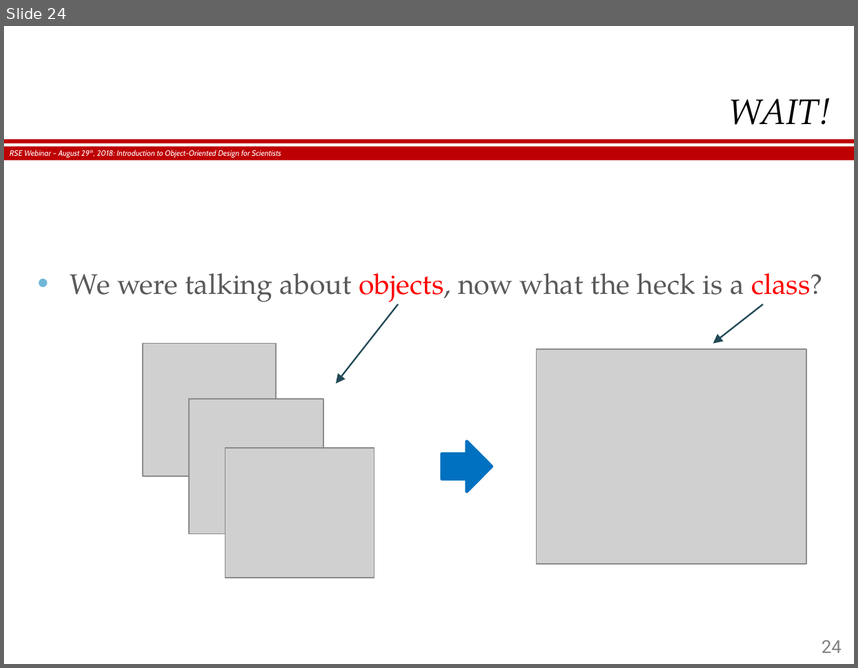
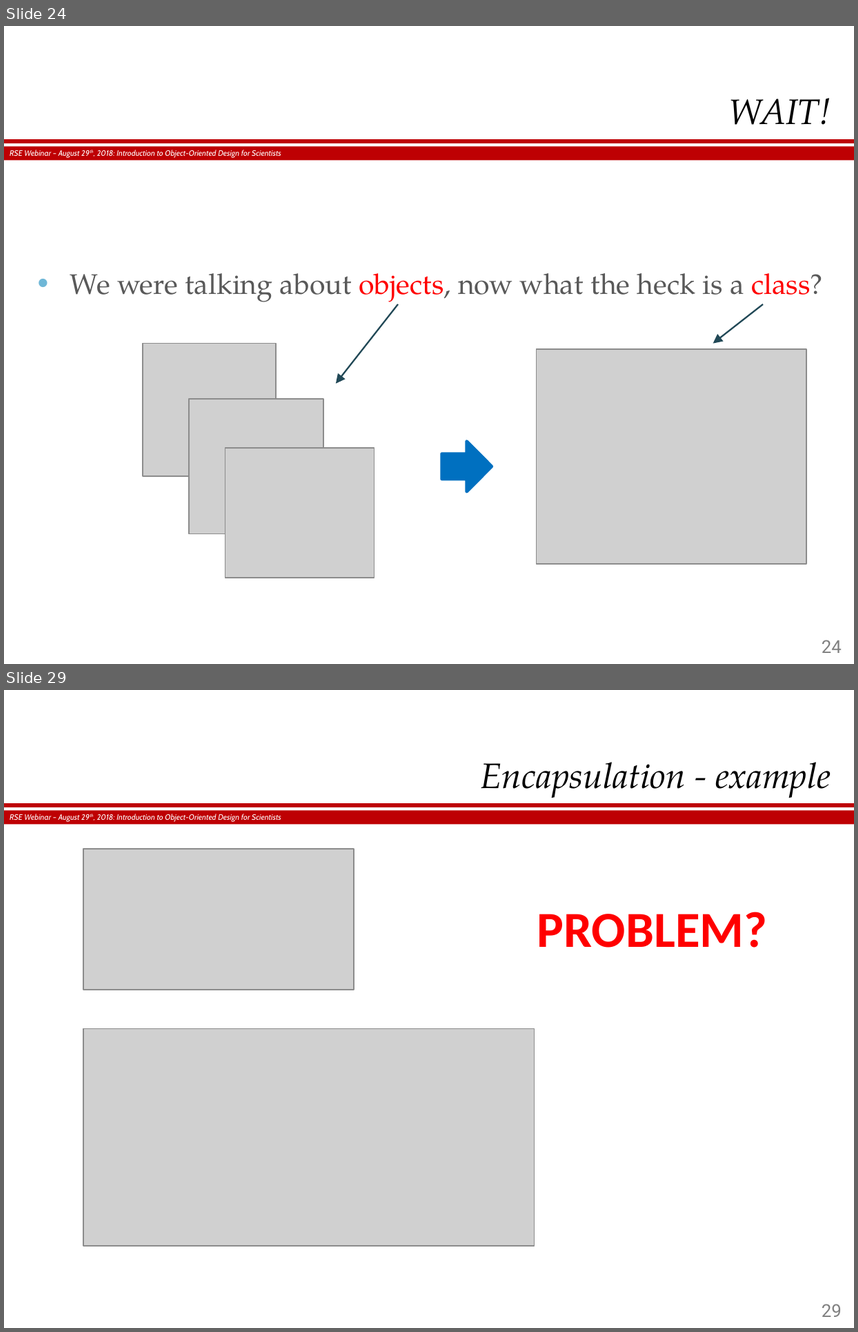
Before and after one commit to hergin/ObjectOrientedMethodology, a slide deck: RSE Webinar - 08.29.2018.pptx. Shown one above the other, each under a label of ours: slide 24 before the commit, slides 24 and 29 after it; the slides between them are not shown. The pictures are 858x668 and 858x1332 pixels, drawn with LibreOffice and Linux fonts; fonts in the diff are those of the drawing; grey boxes stand for pictures; background and template pictures are left out. Boxes give left, top, right and bottom in pixels: in the first picture for what was removed or moved away, otherwise in the second. Text is boxed around its words. In the diff, an @@ line names an element or a change of style, - is before the commit and + after.

```diff
--- a/RSE Webinar - 08.29.2018.pptx
+++ b/RSE Webinar - 08.29.2018.pptx
@@ slide 29 added at [4,690,854,1328], background #FFFFFF; not listed: 3 template elements that a slide beside it also shows @@
@@ title added at [481,762,831,798], 22.5 pt, text #000000, italic @@
+Encapsulation - example
@@ picture added at [83,849,355,989] @@
@@ text added at [537,911,768,947], 32 pt, text #FF0000, bold @@
+PROBLEM?
@@ picture added at [83,1029,535,1247] @@
@@ page number added at [822,1303,842,1317], 11.2 pt, text #808080 @@
+29
```
Also in this commit, not shown: 8 slides changed, 29 other slides added, 4 other files.
